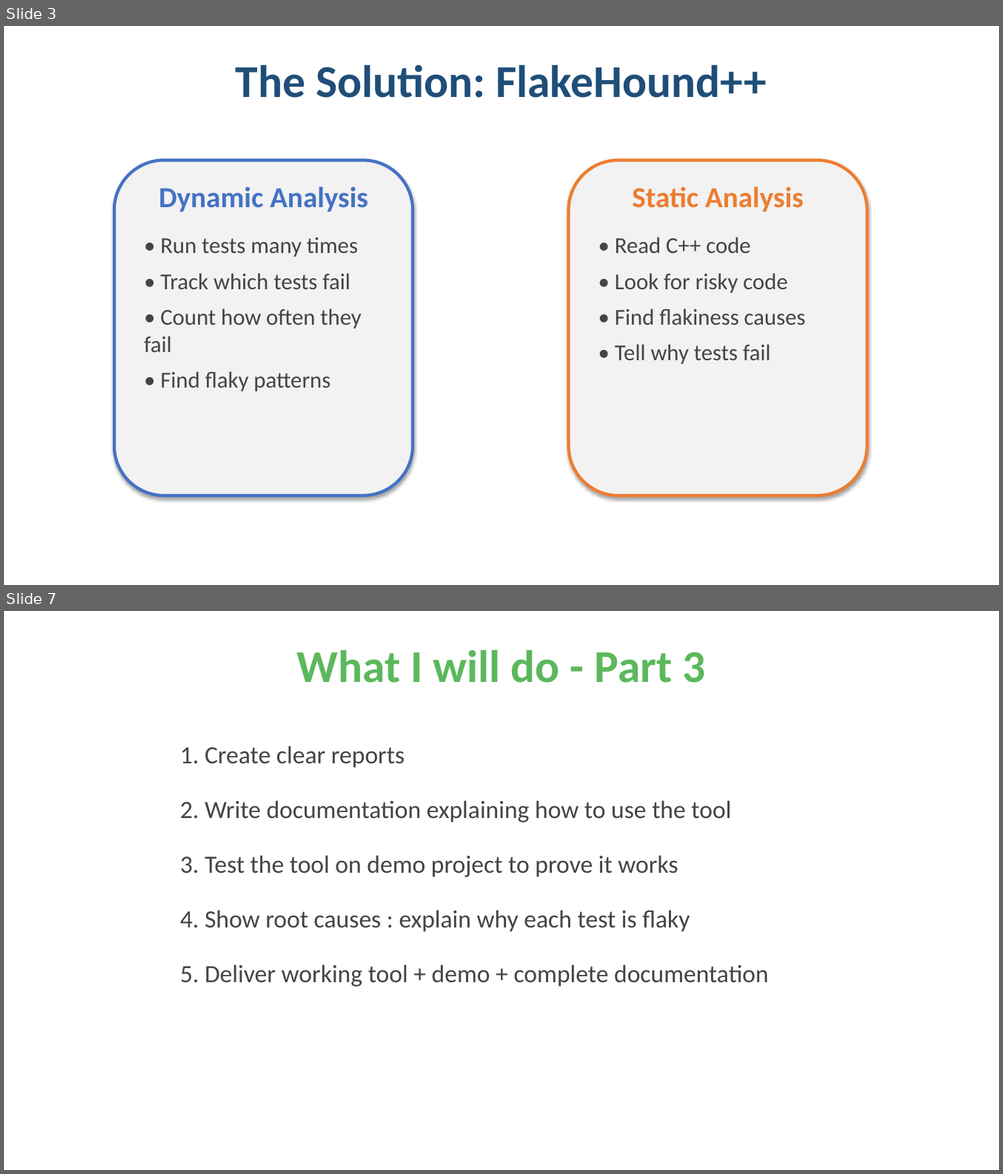
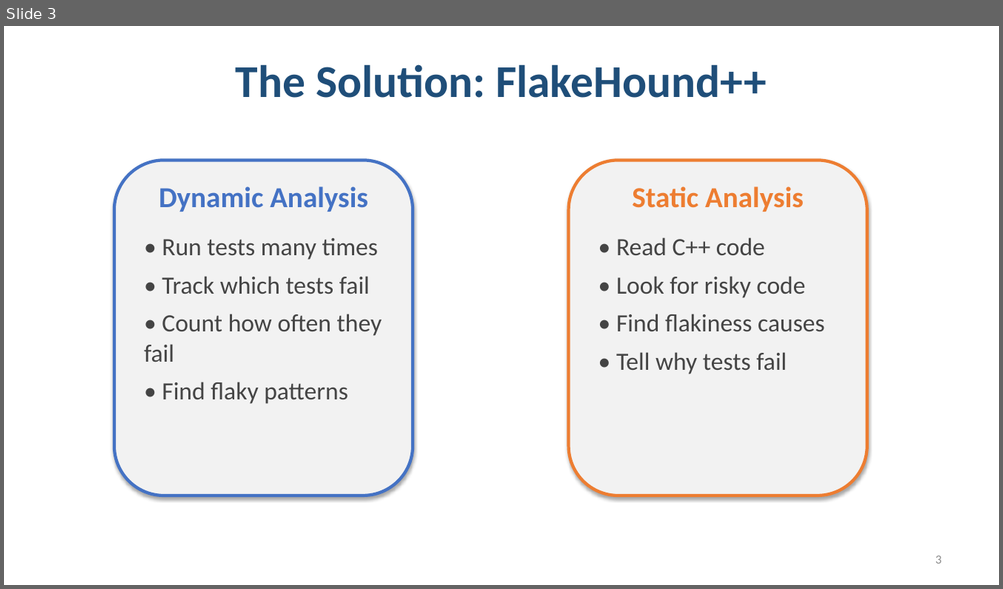
Before and after one commit to UniqueSwagger/FlakeHound-, a slide deck: FlakeHound_Presentation_Final.pptx. Shown one above the other, each under a label of ours: slides 3 and 7 before the commit, slide 3 after it; the slides between them are not shown. The pictures are 1003x1174 and 1003x589 pixels, drawn with LibreOffice and Linux fonts; fonts in the diff are those of the drawing. Boxes give left, top, right and bottom in pixels: in the first picture for what was removed or moved away, otherwise in the second. Text is boxed around its words. In the diff, an @@ line names an element or a change of style, - is before the commit and + after.

```diff
--- a/FlakeHound_Presentation_Final.pptx
+++ b/FlakeHound_Presentation_Final.pptx
@@ slide 7 removed at bbox=[4, 611, 999, 1170], background #FFFFFF @@
@@ text removed at bbox=[296, 650, 706, 683] @@
-What I will do - Part 3
@@ text removed at bbox=[180, 746, 768, 987] @@
-1. Create clear reports
-2. Write documentation explaining how to use the tool
-3. Test the tool on demo project to prove it works
-4. Show root causes : explain why each test is flaky
-5. Deliver working tool + demo + complete documentation
@@ slide 3 changed as well @@
@@ text "• Run tests many times" at bbox=[144, 238, 382, 404]: size 22 to 24 pt @@
@@ text "• Read C++ code" at bbox=[616, 238, 825, 375]: size 22 to 24 pt @@
@@ page number added at bbox=[935, 556, 941, 564], 12 pt, text #8C8C8C @@
+3
```
Also in this commit, not shown: 6 other slides changed, 3 slides added, 5 other slides removed, 8 other files.
